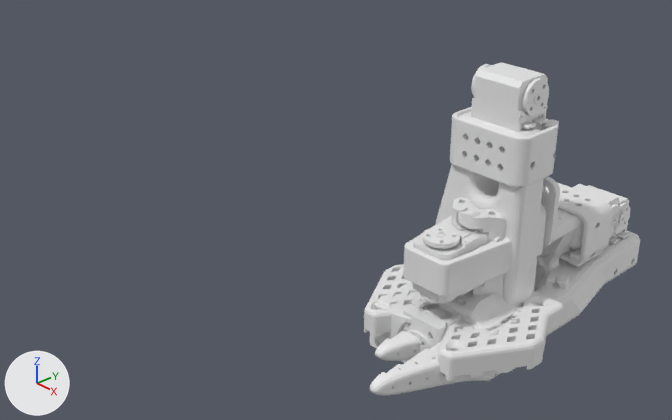
The Blender file Practica_2/blender/so100_modelo.blend, before and after one commit.
Rendered twice from a camera (50 mm lens) standing at (0.286, -0.389, 0.295) and looking at (-0.03, -0.094, 0.085). Arrows for +X, +Y and +Z are at lower left; the lights stay in place. The first picture is the older version.

The scene before the commit, as lines of its bpy script (objects in view):
```python
ob_base = bpy.data.objects.new('Base', me_base)
ob_base.location = (0.0, 0.0, 0.0)
ob_fixed_gripper = bpy.data.objects.new('Fixed_Gripper', me_fixed_gripper)
ob_fixed_gripper.location = (0.0, 0.0, 0.0)
ob_lower_arm = bpy.data.objects.new('Lower_Arm', me_lower_arm)
ob_lower_arm.location = (0.0, 0.0, 0.0)
ob_moving_jaw = bpy.data.objects.new('Moving_Jaw', me_moving_jaw)
ob_moving_jaw.location = (0.0, 0.0, 0.0)
ob_shoulder_rotation_pitch = bpy.data.objects.new('Shoulder_Rotation_Pitch', me_shoulder_rotation_pitch)
ob_shoulder_rotation_pitch.location = (0.0, 0.0, 0.0)
ob_upper_arm = bpy.data.objects.new('Upper_Arm', me_upper_arm)
ob_upper_arm.location = (0.0, 0.0, 0.0)
ob_wrist_pitch_roll = bpy.data.objects.new('Wrist_Pitch_Roll', me_wrist_pitch_roll)
ob_wrist_pitch_roll.location = (0.0, 0.0, 0.0)
```
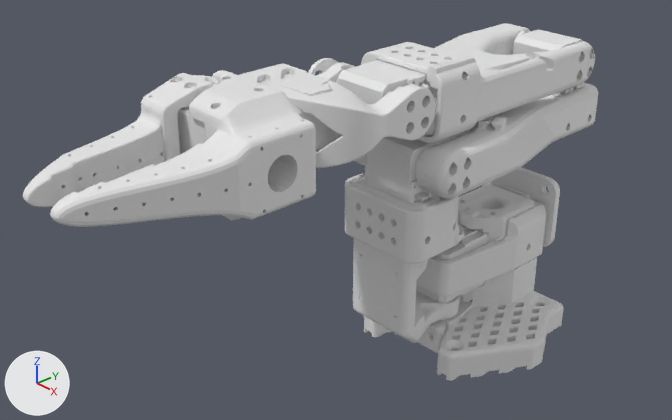
Where the newer file only moved an object's origin or applied its transform, the numbers keep the older frame.

Location of each change, (x1, y1, x2, y2) in pixels of the pictures (672 x 420 px):
'Lower_Arm', moved, turned: before (435, 62, 559, 307); after (335, 23, 595, 143)
'Fixed_Gripper', moved: before (369, 290, 522, 396); after (50, 70, 316, 227)
'Shoulder_Rotation_Pitch', moved, turned: before (535, 183, 622, 280); after (345, 137, 464, 343)
'Upper_Arm', moved: before (534, 185, 640, 335); after (354, 29, 598, 199)
'Wrist_Pitch_Roll', moved: before (370, 284, 463, 363); after (239, 58, 436, 168)
'Moving_Jaw', moved, turned: before (375, 330, 421, 361); after (23, 73, 219, 207)

Patch to the scene script:
```diff
--- a/Practica_2/blender/so100_modelo.blend.py
+++ b/Practica_2/blender/so100_modelo.blend.py
@@ me_fixed_gripper @@
 # used by ob_fixed_gripper; location = (0.0, 0.0, 0.0)
-me_fixed_gripper.from_pydata(...)  # 4085 vertices, 8326 faces; spans x -0.0304..0.0352, y -0.1064..0.0, z -0.024..0.024
+me_fixed_gripper.from_pydata(...)  # 4085 vertices, 8326 faces; spans x -0.0304..0.0352, y -0.2645..-0.1581, z 0.1296..0.1776
+# me_fixed_gripper part 1: the whole mesh is moved by (0.0, -0.1581, 0.1536)
@@ me_lower_arm @@
 # used by ob_lower_arm; location = (0.0, 0.0, 0.0)
-me_lower_arm.from_pydata(...)  # 4870 vertices, 9978 faces; spans x -0.035..0.026, y -0.015..0.022, z -0.012..0.145
+me_lower_arm.from_pydata(...)  # 4870 vertices, 9978 faces; spans x -0.035..0.026, y -0.108..0.049, z 0.133..0.17
+# me_lower_arm part 2: the whole mesh is turned 89.5 degrees about the x axis through its middle, then moved by (0.0, -0.033, 0.085)
@@ me_moving_jaw @@
 # used by ob_moving_jaw; location = (0.0, 0.0, 0.0)
-me_moving_jaw.from_pydata(...)  # 1737 vertices, 3542 faces; spans x -0.0123..0.01, y -0.082..0.01, z -0.0239..0.0241
+me_moving_jaw.from_pydata(...)  # 1737 vertices, 3542 faces; spans x -0.01..0.0123, y -0.082..0.01, z -0.0241..0.0239
+# me_moving_jaw part 3: the whole mesh is turned -180 degrees about the y axis through the mesh origin
@@ me_shoulder_rotation_pitch @@
 # used by ob_shoulder_rotation_pitch; location = (0.0, 0.0, 0.0)
-me_shoulder_rotation_pitch.from_pydata(...)  # 4907 vertices, 10034 faces; spans x -0.0263..0.0261, y 0.0..0.1127, z -0.012..0.0508
+me_shoulder_rotation_pitch.from_pydata(...)  # 4907 vertices, 10034 faces; spans x -0.0263..0.0261, y -0.0508..0.012, z 0.0..0.1127
+# me_shoulder_rotation_pitch part 4: the whole mesh is turned 90 degrees about the x axis through the mesh origin
@@ me_upper_arm @@
 # used by ob_upper_arm; location = (0.0, 0.0, 0.0)
-me_upper_arm.from_pydata(...)  # 3601 vertices, 7346 faces; spans x -0.0351..0.0349, y -0.0119..0.1302, z -0.012..0.0382
+me_upper_arm.from_pydata(...)  # 3601 vertices, 7346 faces; spans x -0.0351..0.0349, y -0.0876..0.0545, z 0.1075..0.1577
+# me_upper_arm part 5: the whole mesh is moved by (0.0, -0.0757, 0.1195)
@@ me_wrist_pitch_roll @@
 # used by ob_wrist_pitch_roll; location = (0.0, 0.0, 0.0)
-me_wrist_pitch_roll.from_pydata(...)  # 4704 vertices, 9504 faces; spans x -0.0352..0.0281, y -0.0626..0.012, z -0.016..0.016
+me_wrist_pitch_roll.from_pydata(...)  # 4704 vertices, 9504 faces; spans x -0.0353..0.028, y -0.1605..-0.0859, z 0.1377..0.1697
+# me_wrist_pitch_roll part 6: the whole mesh is moved by (-0.0001, -0.0979, 0.1537)
@@ ob_moving_jaw @@
 ob_moving_jaw = bpy.data.objects.new('Moving_Jaw', me_moving_jaw)
-ob_moving_jaw.location = (0.0, 0.0, 0.0)
+ob_moving_jaw.location = (-0.0202, -0.1826, 0.1536)
@@ ob_shoulder_rotation_pitch @@
 ob_shoulder_rotation_pitch = bpy.data.objects.new('Shoulder_Rotation_Pitch', me_shoulder_rotation_pitch)
-ob_shoulder_rotation_pitch.location = (0.0, 0.0, 0.0)
+ob_shoulder_rotation_pitch.location = (-0.0002, -0.0452, 0.017)
```
